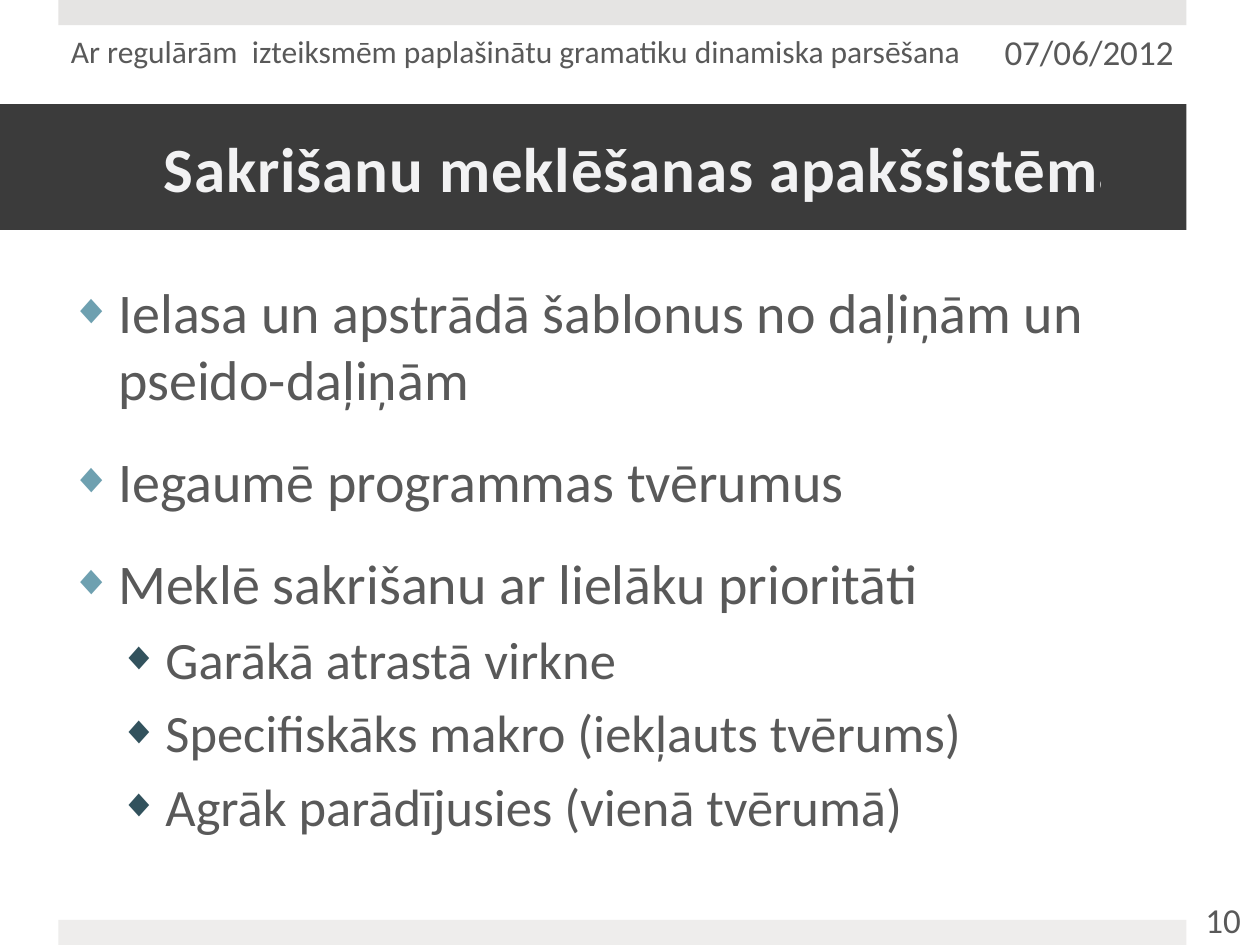
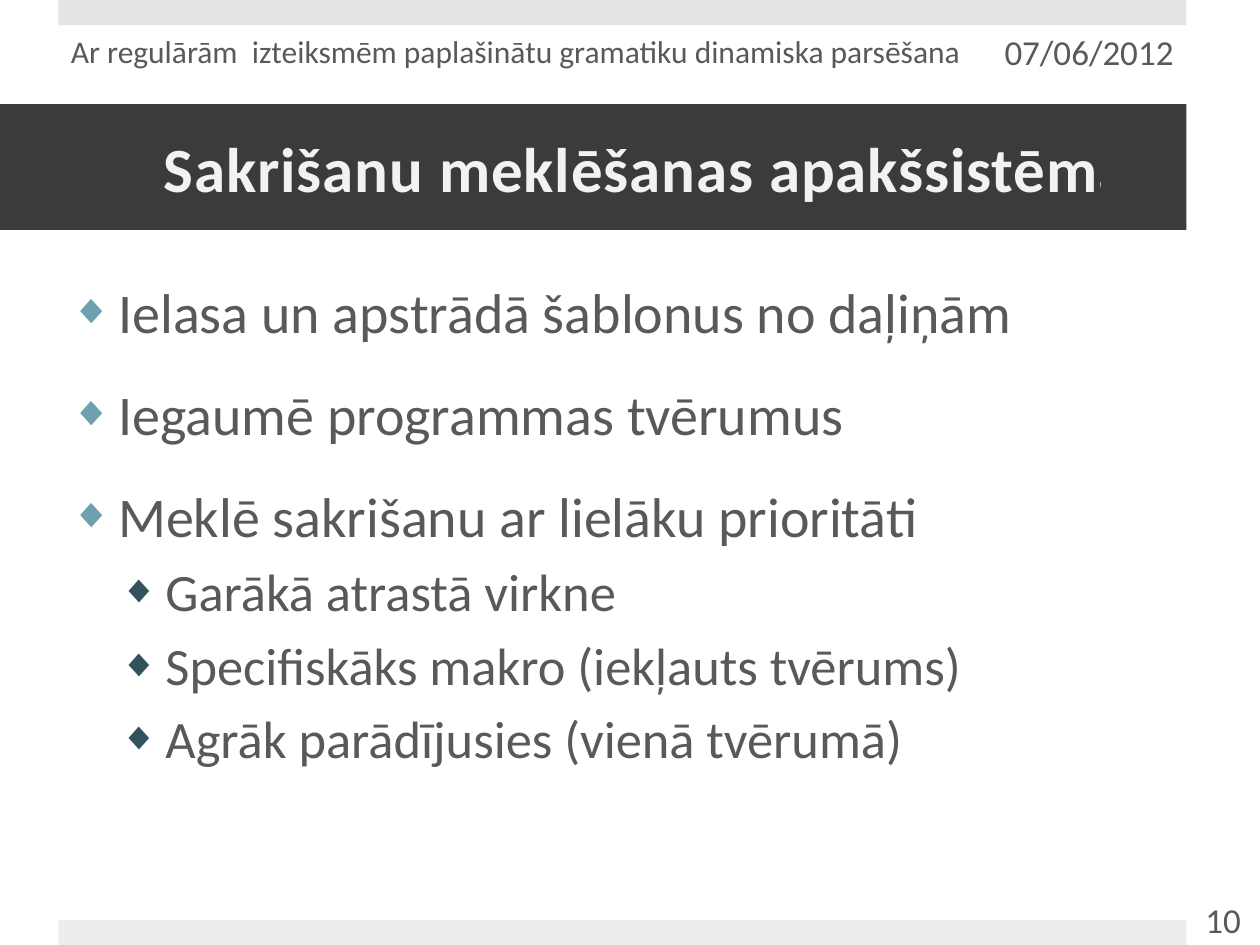
Before and after one commit to junniest/bach_test_repo, a slide deck: slide 14 of Julija_Pecerska.pptx. Drawn at 1260x945 pixels with LibreOffice and Linux fonts; fonts in the diff are those of the drawing. Boxes give left, top, right and bottom in pixels: in the first picture for what was removed or moved away, otherwise in the second. Text is boxed around its words. In the diff, an @@ line names an element or a change of style, - is before the commit and + after.

```diff
--- a/Julija_Pecerska.pptx
+++ b/Julija_Pecerska.pptx
@@ text at (118,294,1011,344): text changed @@
-◆ Ielasa un apstrādā šablonus no daļiņām un pseido-daļiņām
+◆ Ielasa un apstrādā šablonus no daļiņām
```
Also in this commit, not shown: 4 other slides changed, 1 other file.
